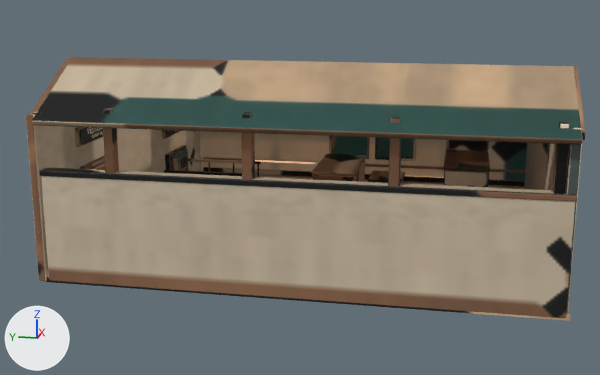
What one commit did to the glTF model public/room-art/compaii-atelier/gallery.glb.
One viewpoint serves both versions: a 50 mm lens placed at (-22.79, -3.56, 6.77), pointed at (-0.46, 0.9, 1.19). The axes (+X, +Y, +Z) are drawn at lower left. The lights are the same throughout. The first picture is the older version. Vertices at exactly the same position are counted once.

The older version as bpy lines, for what is in view:
```python
me_cube_194 = bpy.data.meshes.new('Cube.194')
me_cube_194.from_pydata(...)  # 16096 vertices, 31556 faces; spans x -6.11..5.92, y -5.89..6.06, z -1.03..5.03
me_cube_194.materials.append(mat_ivory_limewash)
me_cube_194.materials.append(mat_dark_oiled_oak)
me_cube_194.materials.append(mat_weathered_copper)
me_cube_194.materials.append(mat_split_basalt)
me_cube_194.materials.append(mat_ivory_lettering)
me_cube_194.materials.append(mat_honed_honey_limestone)
me_cube_194.materials.append(mat_blue_gunmetal)
me_cube_194.materials.append(mat_satin_brass)
me_cube_194.materials.append(mat_honey_lamp_glass)
me_cube_194.materials.append(mat_foyer_sign_ivory)  # beige #ecddc0
me_cube_194.materials.append(mat_laboratory_sign_ivory)  # beige #ecddc0
ob_vis___collection_gallery = bpy.data.objects.new('VIS · Collection gallery', me_cube_194)
ob_vis___collection_gallery.location = (0.0, 0.0, 0.0)
```
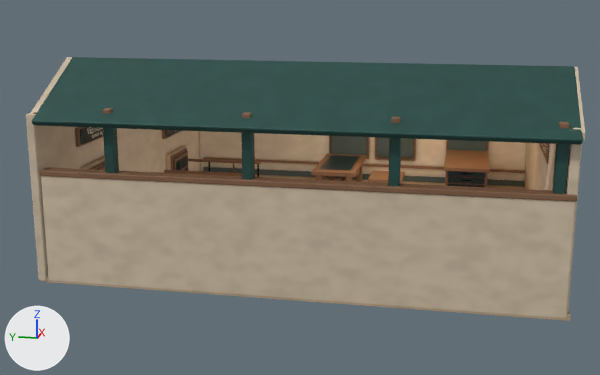
Pixel boxes (x1, y1, x2, y2) of what changed, in the pictures (600 x 375 px; the box of a moved part takes in the faces that stretch with it):
part 1 of me_cube_194, moved or reshaped (not visible afterwards): before (313, 160, 365, 182)
part 2 of me_cube_194, moved or reshaped (not visible before): after (448, 184, 484, 187)
part 3 of me_cube_194, added: after (448, 171, 485, 178)
part 4 of me_cube_194, cut back: before (311, 154, 405, 184); after (311, 154, 405, 183)
part 5 of me_cube_194, cut back: before (443, 150, 490, 187); after (444, 150, 490, 187)
part 6 of me_cube_194, surface changed: (26, 57, 585, 321) in both

What the commit changed:
me_cube_194 is used by ob_vis___collection_gallery; location (0.0, 0.0, 0.0).
me_cube_194 had 16096 vertices, 31556 faces and spanned x -6.11..5.92, y -5.89..6.06, z -1.03..5.03.
me_cube_194 now has 17808 vertices, 34908 faces and spans x -6.11..5.92, y -5.89..6.06, z -1.03..5.03.
me_cube_194 part 1: the loose piece of 96 vertices spanning x 1.99..4.8, y -0.31..1.01, z 0.1..1.02 is scaled about its middle by (-0.256, -0.0259, 0.295), then moved by (0.77, 0.52, 0.23), in mat_blue_gunmetal.
me_cube_194 part 2: the loose piece of 96 vertices spanning x 1.96..1.97, y 0.13..0.57, z 0.44..0.46 is scaled about its middle by (8.16, 2.45, 9.44), then moved by (0.06, -4.03, 0.36), in mat_blue_gunmetal.
me_cube_194 part 3: the loose piece of 96 vertices spanning x 1.96..1.97, y -3.9..-3.46, z 0.59..0.61 is copied, and the copy is scaled about its middle by (8.16, 2.45, 9.44), then moved by (0.06, 0.0, 0.62), in mat_blue_gunmetal; it spans x 1.99..2.06, y -4.22..-3.14, z 1.14..1.3.
me_cube_194 part 4: 184 vertices moved from x 1.84..4.84, y -1.77..1.04, z 0.86..1.11 to x 1.84..4.83, y -1.77..1.03, z 0.87..1.11; 1040 vertices added at x 1.87..4.74, y -1.74..0.93, z 0.1..1.11.
me_cube_194 part 5: 37 vertices moved from x 1.95..4.83, y -4.36..-2.99, z 1.31..1.41 to x 1.96..4.83, y -4.36..-3.0, z 1.31..1.41; 142 vertices removed from x 1.95..4.84, y -4.37..-2.99, z 0.1..1.41; 334 vertices added at x 1.95..4.83, y -4.36..-3.0, z 0.1..1.41.
me_cube_194 part 6: 29504 kept faces spanning x -6.11..5.92, y -5.89..6.06, z -1.03..5.03 get new texture (UV) coordinates.
Other edits to the shape of me_cube_194 do not show in these pictures.
